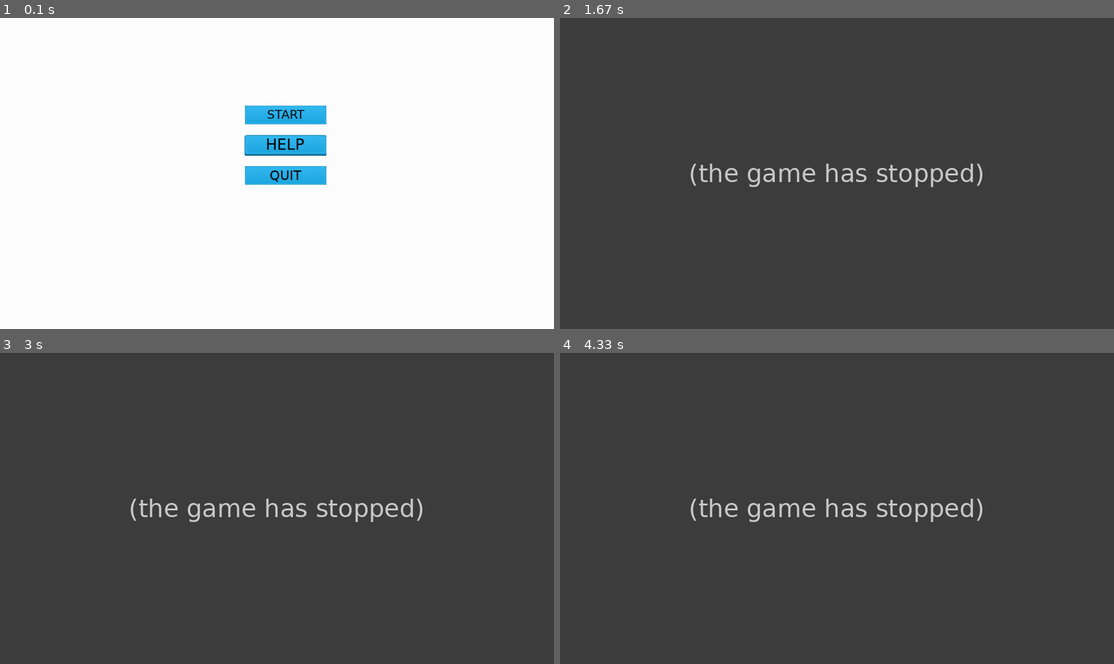
Above: before the commit, frames 1-4 (two rows, left to right).
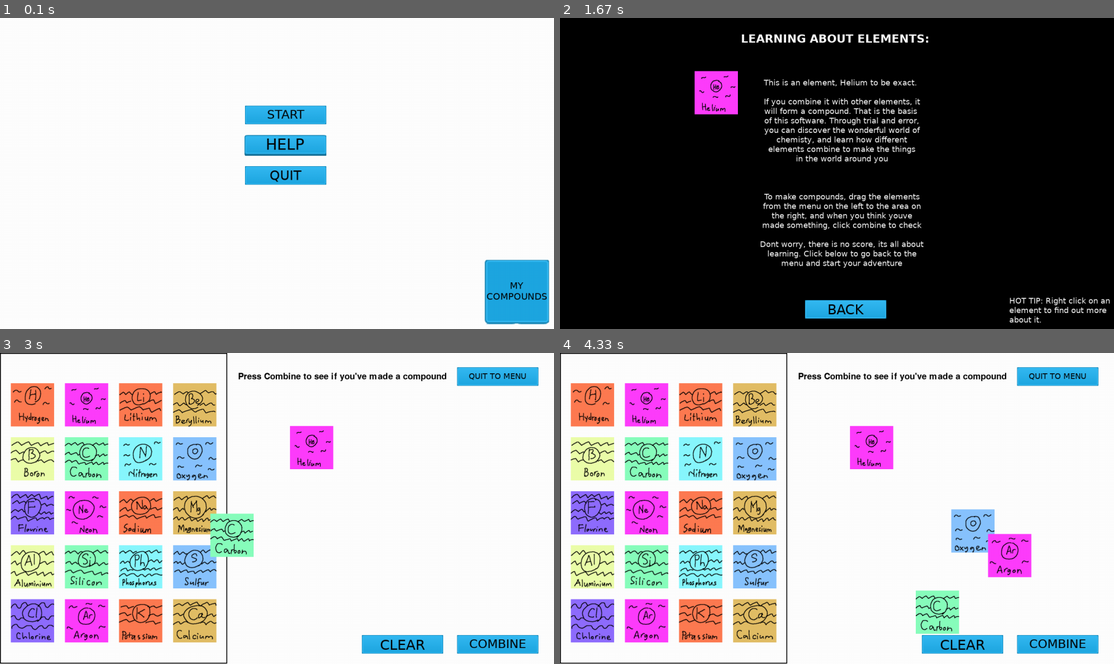
Above: after the commit, the same moments.

Repository: MackFree/hackathon
Game: pygame game, started from testbuild1.py
The game is run twice, just before and just after one commit, with the same random seed, the same clock (stepped at 60 frames per second) and the same inputs.
Inputs (mouse positions are in pixels of both pictures, inside the frame that each line leads up to):
- Up to frame 1 (0.1 s): no input
- Up to frame 2 (1.67 s): click (1075, 291) at 0.38 s; click (792, 161) at 0.72 s; click (848, 310) at 1.05 s; press the mouse at (848, 145) at 1.53 s; move the mouse to (870, 192) at 1.63 s
- Up to frame 3 (3 s): release the mouse at (332, 573) at 1.77 s; press the mouse at (288, 645) at 1.87 s; move the mouse to (321, 539) at 1.97 s; release the mouse at (354, 433) at 2.1 s; press the mouse at (288, 449) at 2.2 s; move the mouse to (354, 496) at 2.3 s; release the mouse at (426, 542) at 2.43 s; press the mouse at (88, 405) at 2.53 s; move the mouse to (199, 424) at 2.63 s; release the mouse at (310, 446) at 2.77 s; press the mouse at (88, 458) at 2.87 s; move the mouse to (232, 533) at 2.97 s
- Up to frame 4 (4.33 s): release the mouse at (936, 611) at 3.1 s; press the mouse at (753, 458) at 3.2 s; move the mouse to (864, 492) at 3.3 s; release the mouse at (969, 530) at 3.43 s; press the mouse at (648, 620) at 4.03 s; move the mouse to (825, 586) at 4.13 s; release the mouse at (1008, 555) at 4.27 s

The runs differ from the first frame. In frame 1, 2.5% of the frame differs, in the area x 87-100%, y 77-99%; in frame 2, 99%; in frame 3, 100%, in the area x 0-100%, y 0-100%; in frame 4, 100%.
Error before the commit: ValueError: not enough values to unpack (expected 3, got 2) (testbuild1.py line 158); the game stopped at 1.55 s (later frames are placeholders)

Commit message:
Built a high score table

Diff:
--- a/saves/madeelements.txt
+++ b/saves/madeelements.txt
@@ -1,3 +1,4 @@
 Water
 Nitrogen monoxide
 Sulphur dioxide
+Nitrogen dioxide
--- a/testbuild1.py
+++ b/testbuild1.py
@@ -10,7 +10,7 @@
 pygame.init()
 
 #init game_state to menu
-#game state 0 = menu, 1 = game, 2 = help screen
+#game state 0 = menu, 1 = game, 2 = help screen, 3 high scores
 game_state = 0
 
 #setting the title
@@ -39,6 +39,8 @@
 clearbutton = pygame.image.load("assets/button/clearbutton.png")
 backbutton = pygame.image.load("assets/button/backbutton.png")
 menubutton = pygame.image.load("assets/button/quittomenubutton.png")
+compoundbutton = pygame.image.load("assets/button/compoundsbutton.png")
+
 
 #button rects
 helpbuttonrect = helpbutton.get_rect()
@@ -48,12 +50,14 @@
 clearbuttonrect = clearbutton.get_rect()
 backbuttonrect = backbutton.get_rect()
 menubuttonrect = menubutton.get_rect()
+compoundbuttonrect = compoundbutton.get_rect()
 
 
 #button locations
 helpbuttonrect.x = 560
 gobuttonrect.x = 560
 quitbuttonrect.x = 560
+compoundbuttonrect.x = 1120
 
 combinebuttonrect.x = 1050
 clearbuttonrect.x = 830
@@ -64,6 +68,7 @@
 gobuttonrect.y = 200
 helpbuttonrect.y = 270
 quitbuttonrect.y = 340
+compoundbuttonrect.y = 560
 
 combinebuttonrect.y = 650
 clearbuttonrect.y = 650
@@ -155,9 +160,12 @@
 def read_database(db_file="database.txt"):
     with open(db_file, 'r') as f:
         for line in f:
-            combi, name, desc = line.rstrip().split(":")
-            DATABASE.add(combi)
-            COMBI_DESC[combi] = (name, desc)
+            try:
+                combi, name, desc = line.rstrip().split(":")
+                DATABASE.add(combi)
+                COMBI_DESC[combi] = (name, desc)
+            except:
+                pass
 
 # checks if current combination of atoms are in the database
 # the database must first be populated with read_database() function
@@ -186,6 +194,9 @@
                 elif(helpbuttonrect.collidepoint(pos)):
                     #display help
                     game_state = 2
+                elif(compoundbuttonrect.collidepoint(pos)):
+                    #going to the high scores
+                    game_state = 3
 
 
         #drawring
@@ -193,6 +204,7 @@
         screen.blit(quitbutton, quitbuttonrect)
         screen.blit(gobutton, gobuttonrect)
         screen.blit(helpbutton, helpbuttonrect)
+        screen.blit(compoundbutton, compoundbuttonrect)
 
         #making everything visible
         pygame.display.flip()
@@ -343,3 +355,45 @@
         screen.blit(backbutton, backbuttonrect)
 
         pygame.display.flip()
+
+    #reading in the file for the list of elements
+    f = open("saves/madeelements.txt", "r+")
+    made_list = f.readlines()
+    txt_obj_list = []
+    start_y = 10
+
+    for compound in made_list:
+        compound = compound.strip()
+        temp_txt_obj = fontbig.render(compound, True, black, white)
+        temp_rect = temp_txt_obj.get_rect()
+        temp_rect.x = 560
+        temp_rect.y = start_y
+        txt_obj_list.append([temp_txt_obj, temp_rect])
+        start_y += 30
+
+    while game_state == 3:
+        #this is the compounds made part
+
+        #exotomg
+        for event in pygame.event.get():
+            if event.type == pygame.QUIT: pygame.quit()
+
+            #checking if they want to exit
+            if(event.type == pygame.MOUSEBUTTONDOWN):
+                pos = pygame.mouse.get_pos()
+                if(backbuttonrect.collidepoint(pos)):
+                    #now we go back to gamestate 0
+                    game_state = 0
+
+        screen.fill(white)
+
+        for compound in txt_obj_list:
+            screen.blit(compound[0], compound[1])
+
+
+        screen.blit(backbutton, backbuttonrect)
+
+        pygame.display.flip()
+
+    #closing the file
+    f.close()
Binary file added: assets/button/compoundsbutton.png
